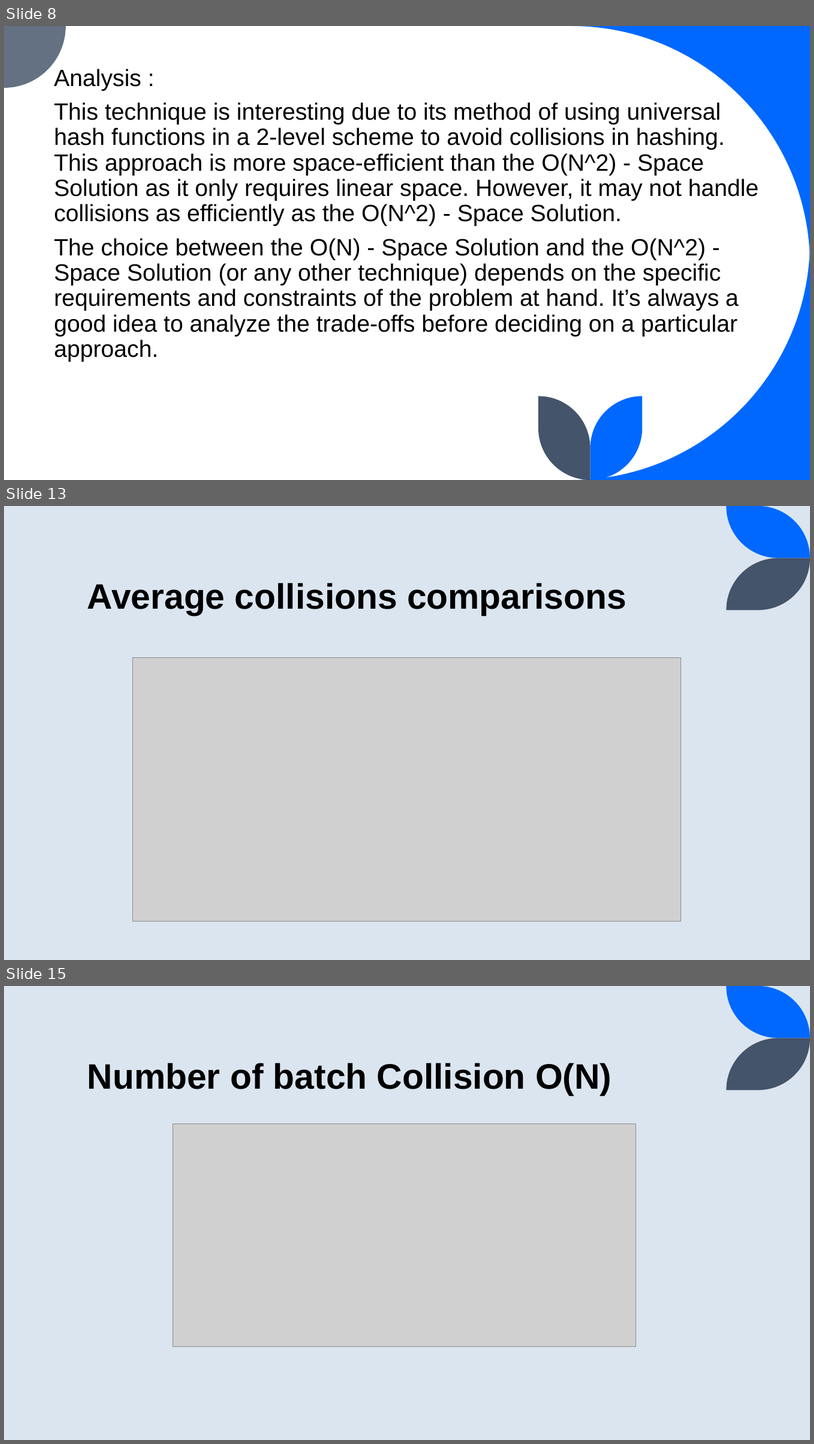
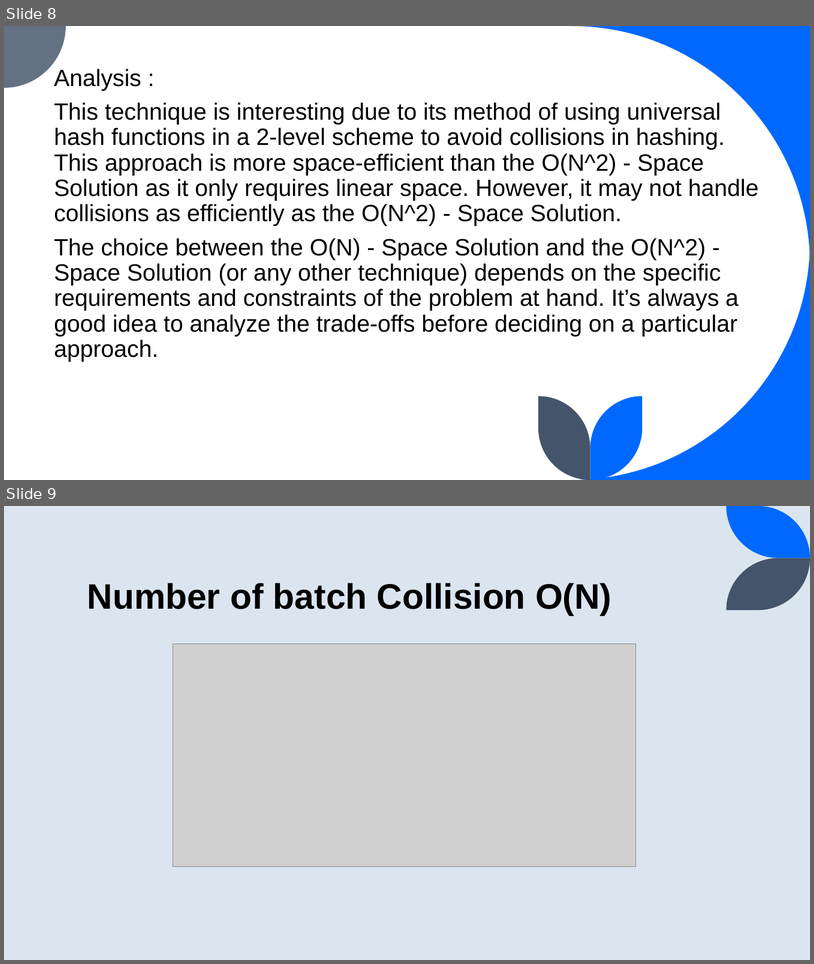
Before and after one commit to BahaaKhaled2026/Hashing, a slide deck: DS LAB 2.pptx. Shown one above the other, each under a label of ours: slides 8, 13 and 15 before the commit, slides 8 and 9 after it; the slides between them are not shown. The pictures are 814x1444 and 814x964 pixels, drawn with LibreOffice and Linux fonts; fonts in the diff are those of the drawing; grey boxes stand for pictures. Boxes give left, top, right and bottom in pixels: in the first picture for what was removed or moved away, otherwise in the second. Text is boxed around its words. In the diff, an @@ line names an element or a change of style, - is before the commit and + after.

```diff
--- a/DS LAB 2.pptx
+++ b/DS LAB 2.pptx
@@ slide 13 removed at box(4, 506, 810, 960), background #DAE5EF; not listed: 2 template elements that a slide beside it also shows @@
@@ title removed at box(87, 583, 627, 616) @@
-Average collisions comparisons
@@ picture removed at box(133, 657, 681, 921) @@
@@ what was slide 15 is now slide 9 @@
```
Also in this commit, not shown: 5 other slides removed.
